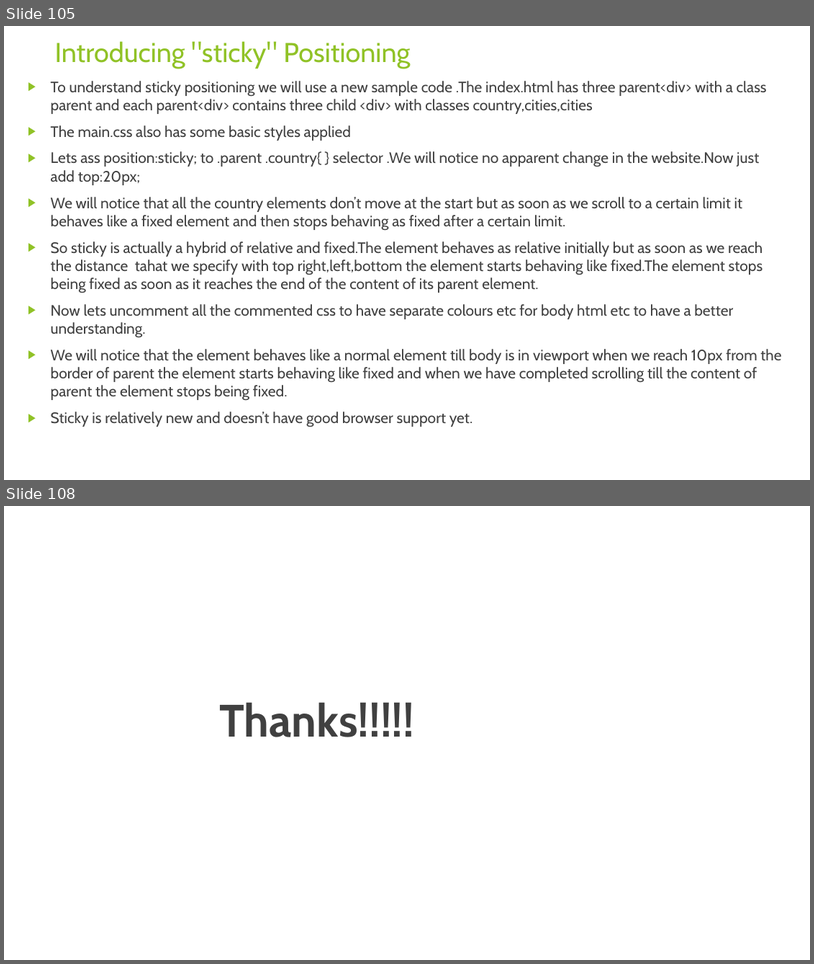
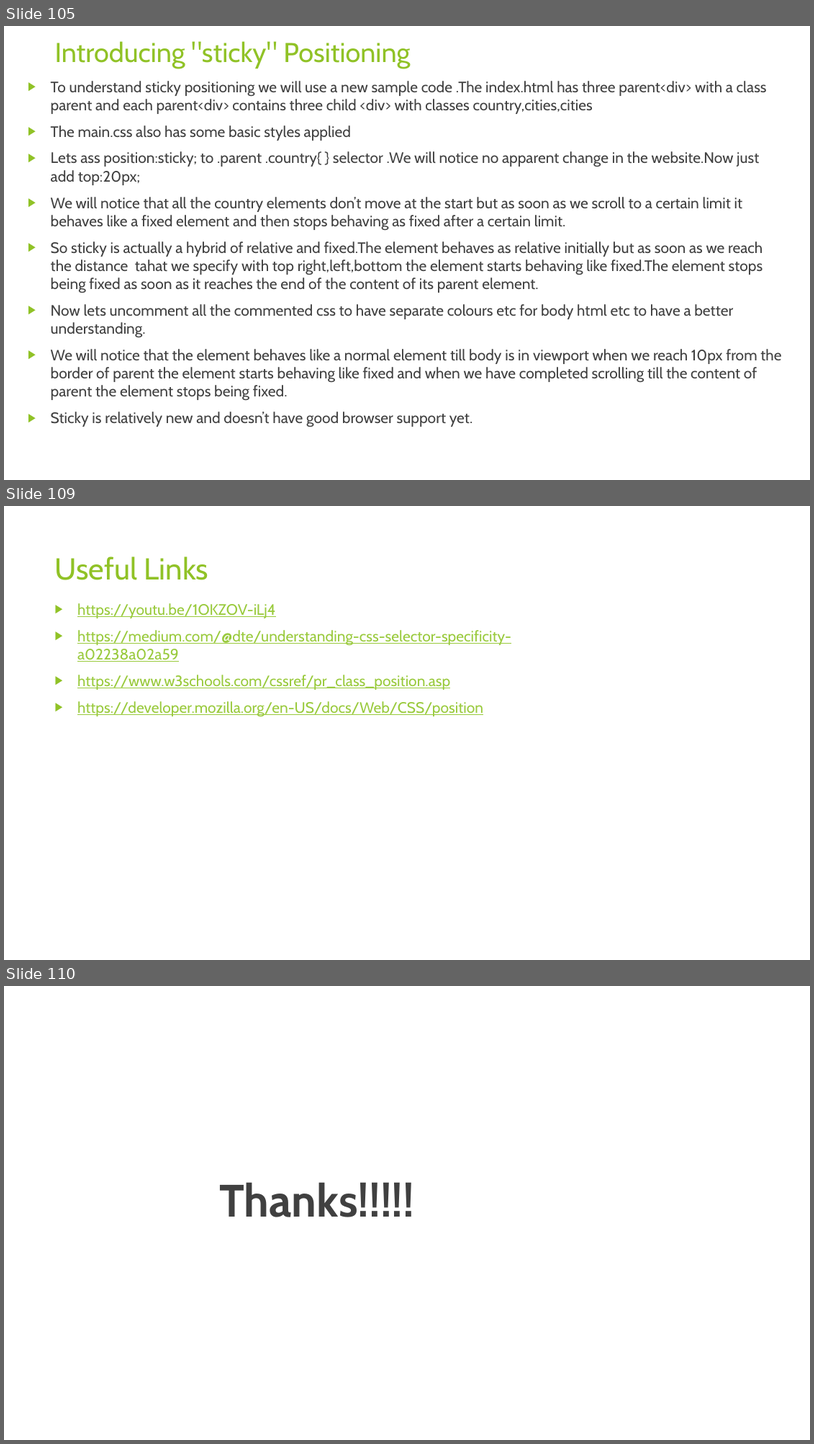
Before and after one commit to rudhrainfogain/CSS, a slide deck: PPT/Css-v6.pptx. Shown one above the other, each under a label of ours: slides 105 and 108 before the commit, slides 105, 109 and 110 after it; the slides between them are not shown. The pictures are 814x964 and 814x1444 pixels, drawn with LibreOffice and Linux fonts; fonts in the diff are those of the drawing. Boxes give left, top, right and bottom in pixels: in the first picture for what was removed or moved away, otherwise in the second. Text is boxed around its words. In the diff, an @@ line names an element or a change of style, - is before the commit and + after.

```diff
--- a/PPT/Css-v6.pptx
+++ b/PPT/Css-v6.pptx
@@ slide 109 added at bbox=[4, 506, 810, 960], background #FFFFFF @@
@@ title added at bbox=[55, 556, 209, 580], 36 pt, text #90C226 @@
+Useful Links
@@ text added at bbox=[77, 603, 512, 717], 18 pt, text #99CA3C, underline @@
+▶ https://youtu.be/1OKZOV-iLj4
+▶ https://medium.com/@dte/understanding-css-selector-specificity-a02238a02a59
+▶ https://www.w3schools.com/cssref/pr_class_position.asp
+▶ https://developer.mozilla.org/en-US/docs/Web/CSS/position
@@ what was slide 108 is now slide 110 @@
```
Also in this commit, not shown: 2 slides changed, 1 other slide added, 2 other files.
